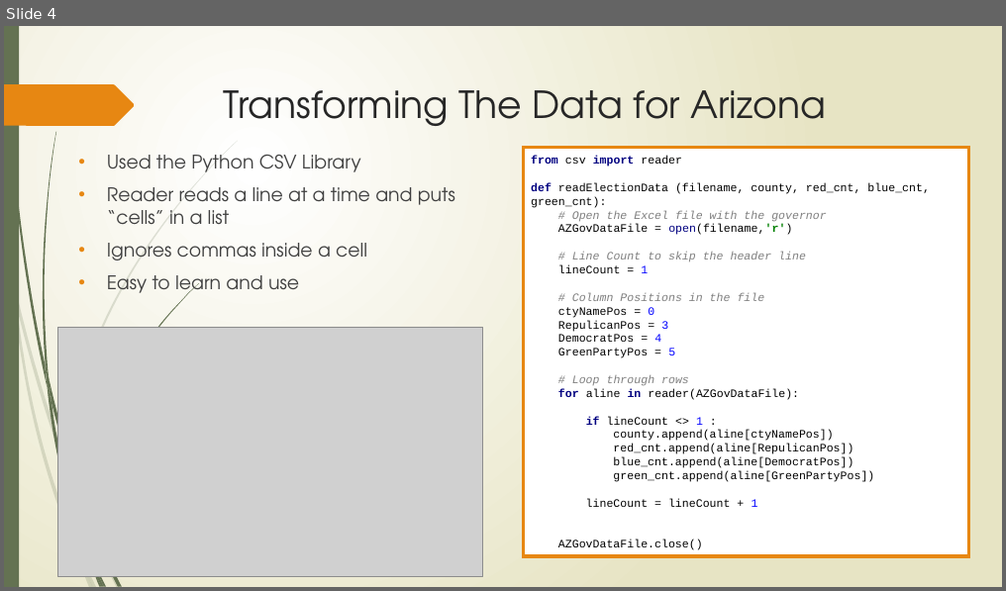
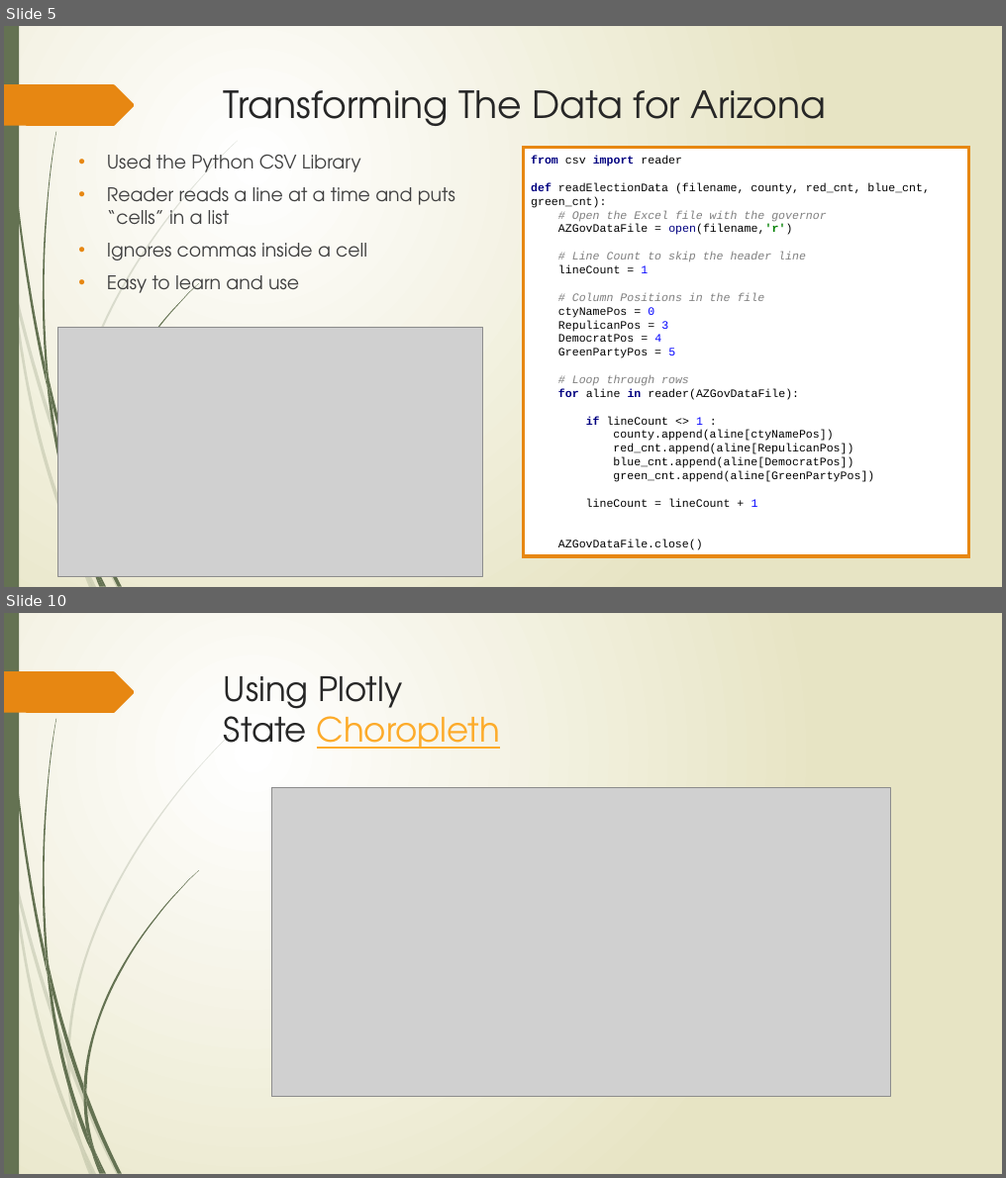
Before and after one commit to smartin25/pythonProject, a slide deck: Election Data Study.pptx. Shown one above the other, each under a label of ours: slide 4 before the commit, slides 5 and 10 after it; the slides between them are not shown. The pictures are 1006x591 and 1006x1178 pixels, drawn with LibreOffice and Linux fonts; fonts in the diff are those of the drawing; grey boxes stand for pictures. Boxes give left, top, right and bottom in pixels: in the first picture for what was removed or moved away, otherwise in the second. Text is boxed around its words. In the diff, an @@ line names an element or a change of style, - is before the commit and + after.

```diff
--- a/Election Data Study.pptx
+++ b/Election Data Study.pptx
@@ slide 10 added at box(4, 613, 1002, 1174), background gradient #FFFFFF to #E8E6C4; not listed: 20 template elements that a slide beside it also shows @@
@@ title added at box(224, 676, 501, 749), 32.4 pt, text #262626 @@
+Using Plotly
+State Choropleth
@@ picture added at box(271, 787, 890, 1096) @@
@@ freeform shape added at box(67, 1052, 70, 1069), fill #647252 at 20% opacity @@
@@ freeform shape added at box(67, 1061, 82, 1146), fill #647252 at 20% opacity @@
@@ freeform shape added at box(83, 1085, 86, 1104), fill #647252 @@
@@ freeform shape added at box(83, 1096, 94, 1152), fill #647252 @@
@@ what was slide 4 is now slide 5 @@
```
Also in this commit, not shown: 5 slides changed, 4 other slides added, 2 slides removed.
